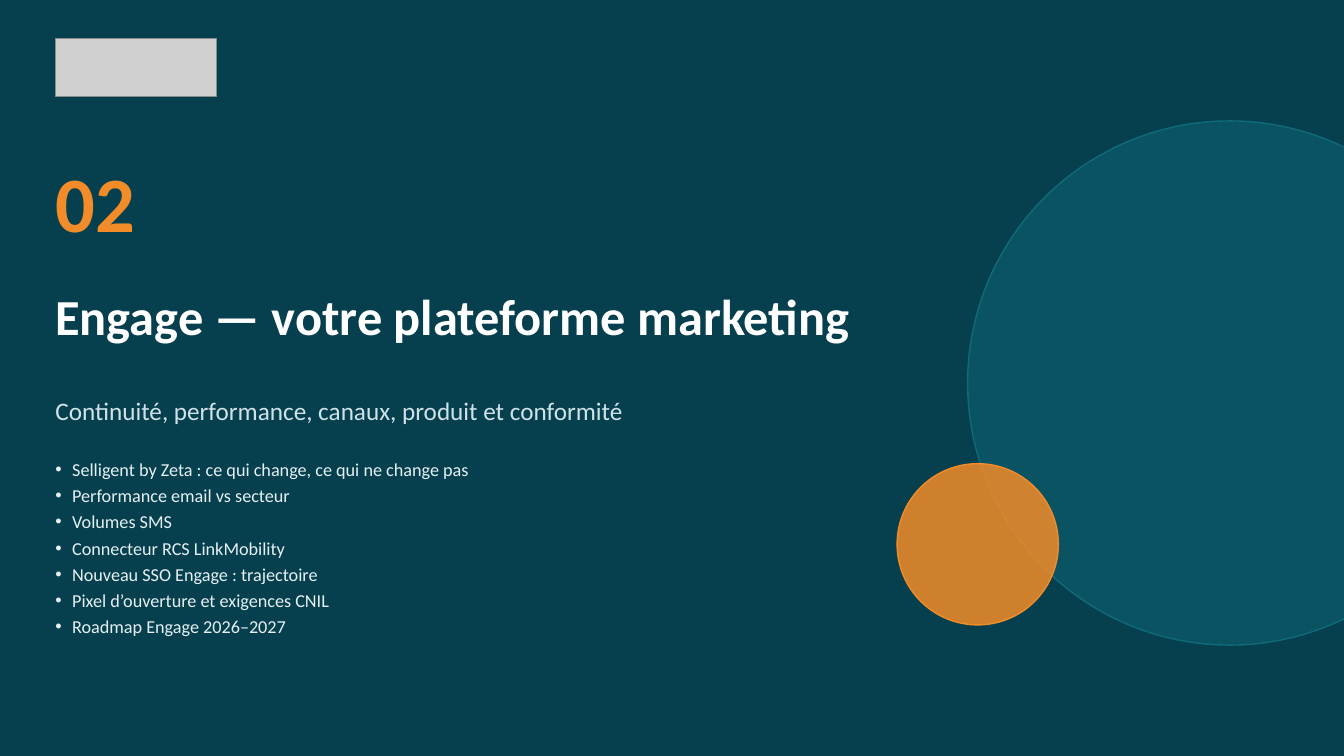
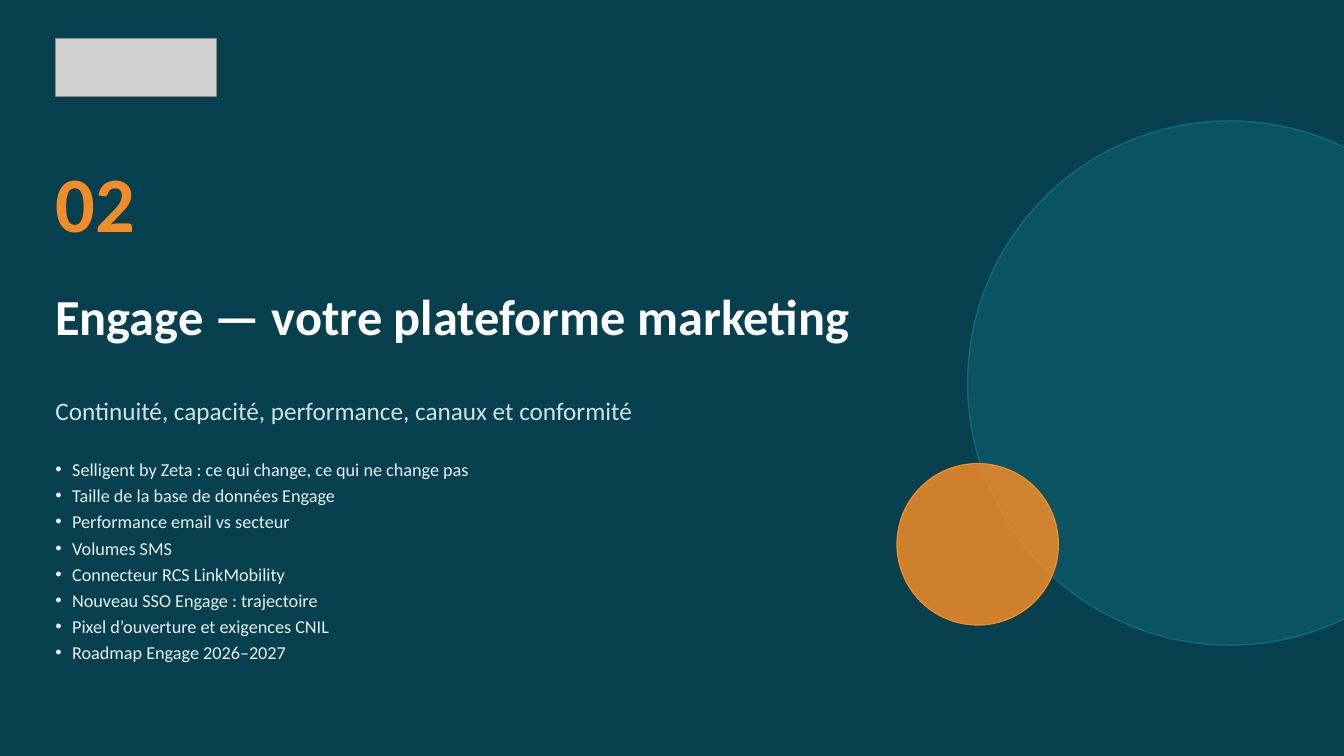
Before and after one commit to UPASCO/IqraQuest, a slide deck: slide 10 of presentations/COPIL_Viasante_2026-09-14/COPIL_Selligent_Mutuelle_Viasante_14092026_v5.pptx (slide 11 before the commit). Drawn at 1344x756 pixels with LibreOffice and Linux fonts; fonts in the diff are those of the drawing; grey boxes stand for pictures. Boxes give left, top, right and bottom in pixels: in the first picture for what was removed or moved away, otherwise in the second. Text is boxed around its words. In the diff, an @@ line names an element or a change of style, - is before the commit and + after.

```diff
--- a/presentations/COPIL_Viasante_2026-09-14/COPIL_Selligent_Mutuelle_Viasante_14092026_v5.pptx
+++ b/presentations/COPIL_Viasante_2026-09-14/COPIL_Selligent_Mutuelle_Viasante_14092026_v5.pptx
@@ text at [55, 402, 632, 424]: text changed @@
-Continuité, performance, canaux, produit et conformité
+Continuité, capacité, performance, canaux et conformité
@@ text at [72, 489, 335, 505]: paragraph added @@
+• Taille de la base de données Engage
```
Also in this commit, not shown: 11 other slides changed, 3 other files.
